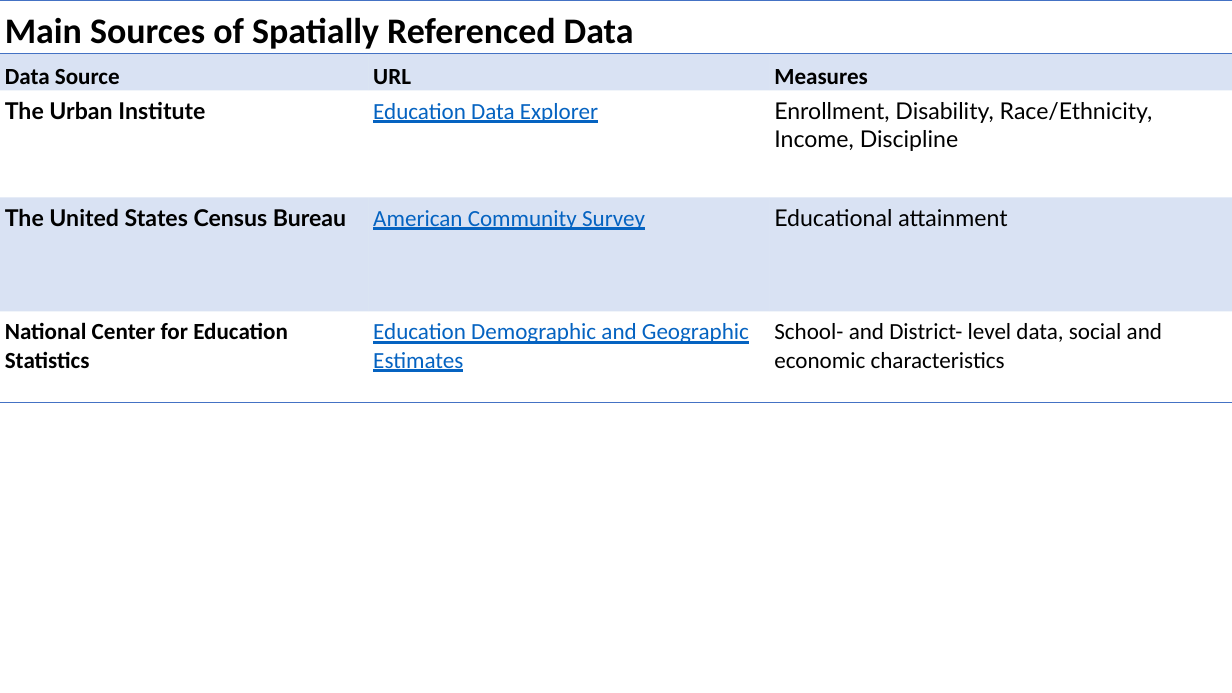
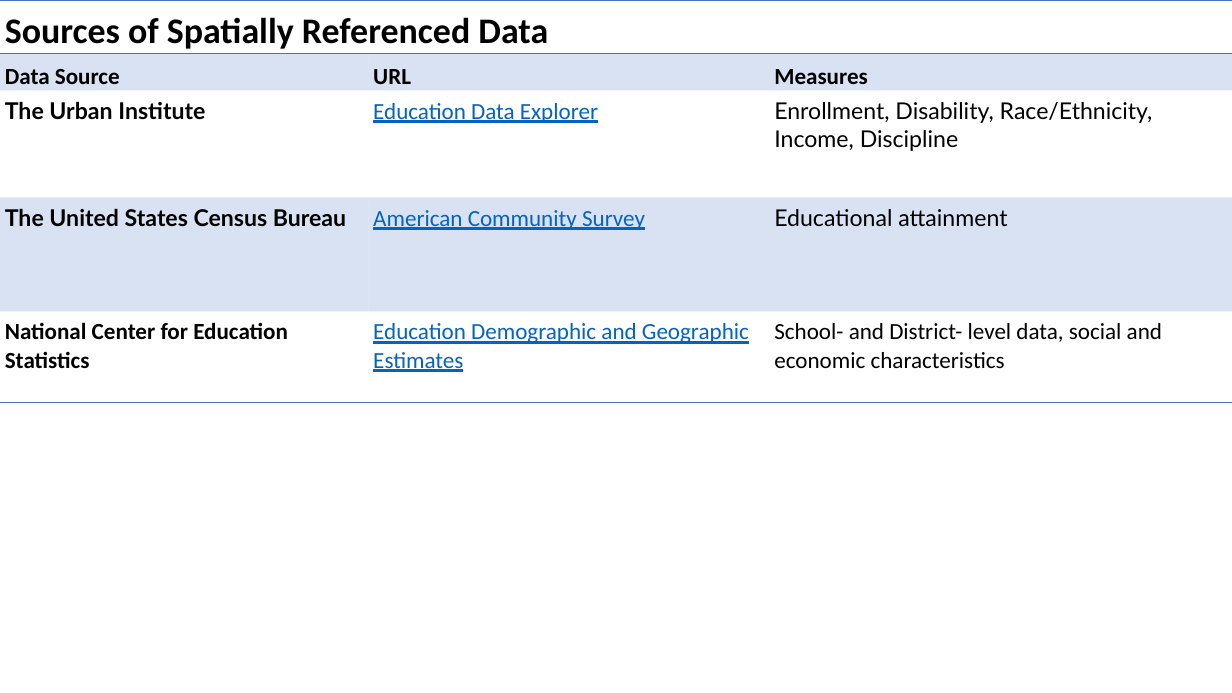
Before and after one commit to bigdataforsocialjustice/stats-for-social-justice, a slide deck: slide 39 of slides/R labs/lab_1-sp2025.pptx. Drawn at 1232x693 pixels with LibreOffice and Linux fonts; fonts in the diff are those of the drawing. Boxes give left, top, right and bottom in pixels: in the first picture for what was removed or moved away, otherwise in the second. Text is boxed around its words. In the diff, an @@ line names an element or a change of style, - is before the commit and + after.

```diff
--- a/slides/R labs/lab_1-sp2025.pptx
+++ b/slides/R labs/lab_1-sp2025.pptx
@@ table at <box>0,0,1232,400</box> @@
-row 1, column 1: Main Sources of Spatially Referenced Data
+row 1, column 1: Sources of Spatially Referenced Data
```
Also in this commit, not shown: 28 other files.
